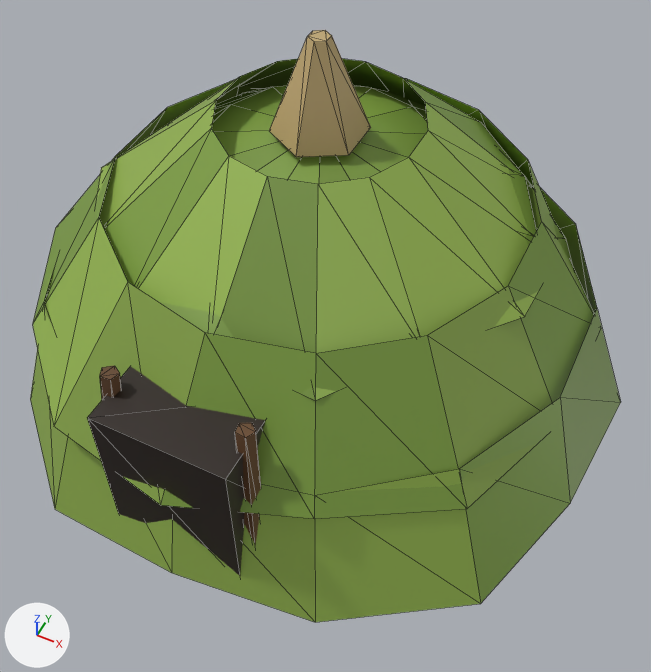
The glTF model art/tribe3d/models/hut_dome.glb as it was, and as the next commit left it.
Both versions are drawn from a camera (50 mm lens) standing at (3.03, -5.95, 7.63) and looking at (0.43, -0.76, 1.13). Every picture has the same lights, and +X, +Y and +Z are marked at lower left. The picture after the commit comes second. Mesh edges are drawn as thin lines. Vertices at exactly the same position are counted once.

Objects in the first picture: 'hut_dome'.
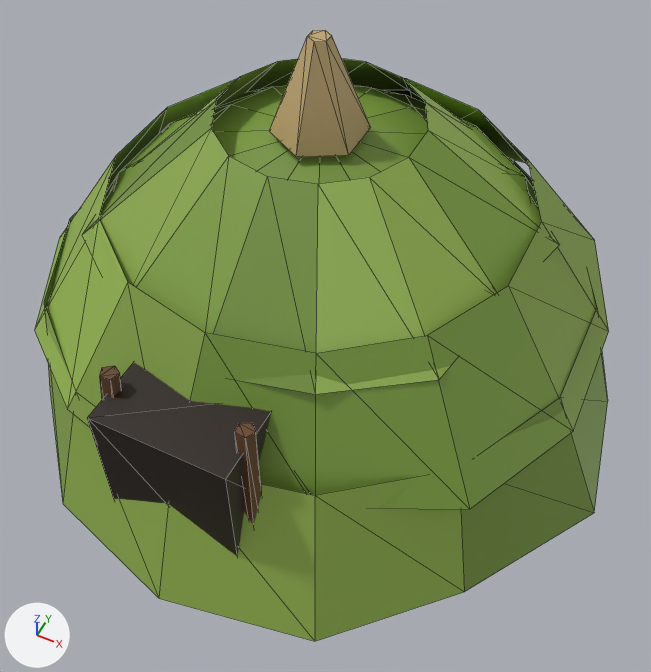
Where the change shows, as pixel boxes (x1, y1, x2, y2) in the pictures (651 x 672 px; the box of a moved part takes in the faces that stretch with it):
'hut_dome', reshaped
    before: (30, 30, 621, 622)
    after: (34, 30, 609, 641)
part 1 of me_hut_dome, moved or reshaped
    before: (30, 60, 621, 622)
    after: (34, 60, 609, 641)
part 2 of me_hut_dome, recoloured
    before: (33, 61, 621, 603)
    after: (35, 61, 609, 592)

The change, as a list of edits to the scene's bpy script:
```text
Change me_hut_dome:
    used by ob_hut_dome; location = (0.0, 0.0, 0.0)
    remove me_hut_dome.from_pydata(...)  # 181 vertices, 246 faces; spans x -2.97..3.21, y -3.07..3.0, z -0.22..3.8
    add me_hut_dome.from_pydata(...)  # 181 vertices, 246 faces; spans x -3.19..3.31, y -3.3..3.07, z -0.22..3.8
    me_hut_dome part 1: 42 of 181 vertices moved; they spanned x -2.97..3.21, y -3.07..3.0, z -0.22..2.07 and now span x -3.19..3.31, y -3.3..3.07, z -0.22..2.07; mean shift (0.03, 0.01, 0.0); largest move (2.09, 1.67, 1.01) -> (2.37, 1.89, 1.02)
    me_hut_dome part 2: 81 kept faces spanning x -3.19..3.31, y -2.9..3.07, z -0.18..3.05 get new vertex colours; the middle colour goes from green #7b9c3f to green #7c9d3f
```
